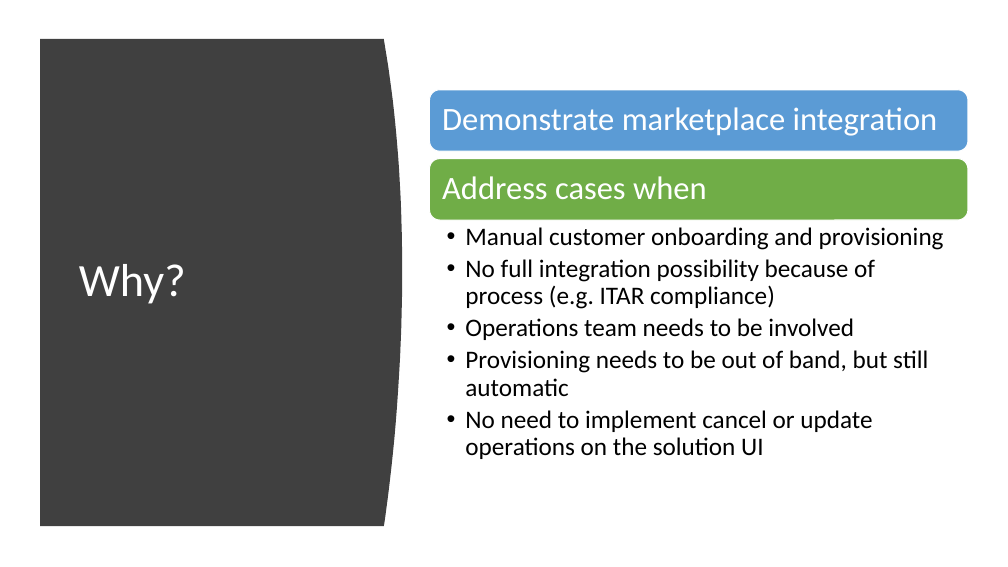
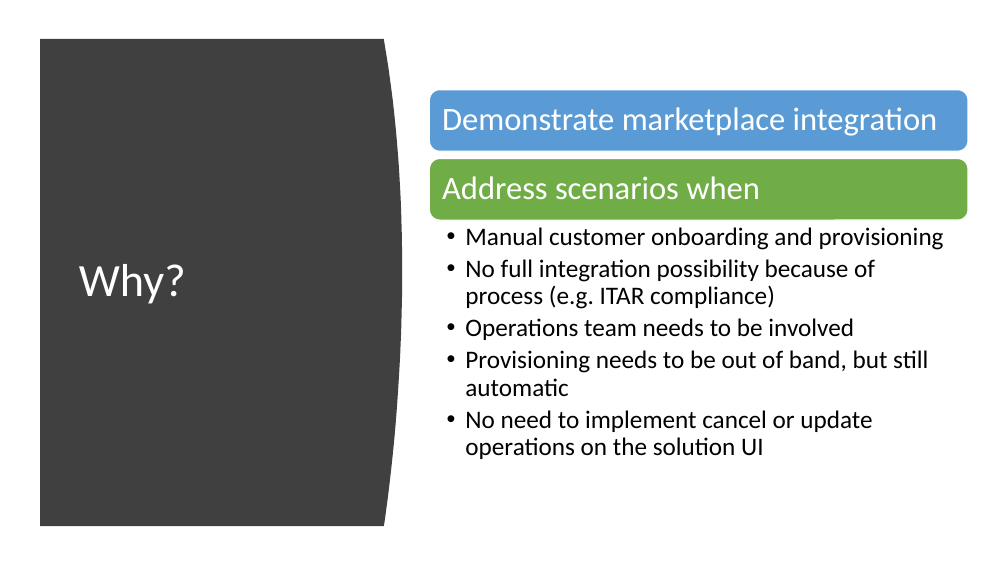
Before and after one commit to Ercenk/ContosoAMPBasic, a slide deck: slide 2 of Docs/Azure Marketplace SaaS Integration overview.pptx (slide 3 before the commit). Drawn at 1008x567 pixels with LibreOffice and Linux fonts; fonts in the diff are those of the drawing. Boxes give left, top, right and bottom in pixels: in the first picture for what was removed or moved away, otherwise in the second. Text is boxed around its words. In the diff, an @@ line names an element or a change of style, - is before the commit and + after.

```diff
--- a/Docs/Azure Marketplace SaaS Integration overview.pptx
+++ b/Docs/Azure Marketplace SaaS Integration overview.pptx
@@ text at box(442, 176, 760, 199): text changed @@
-Address cases when
+Address scenarios when
```
